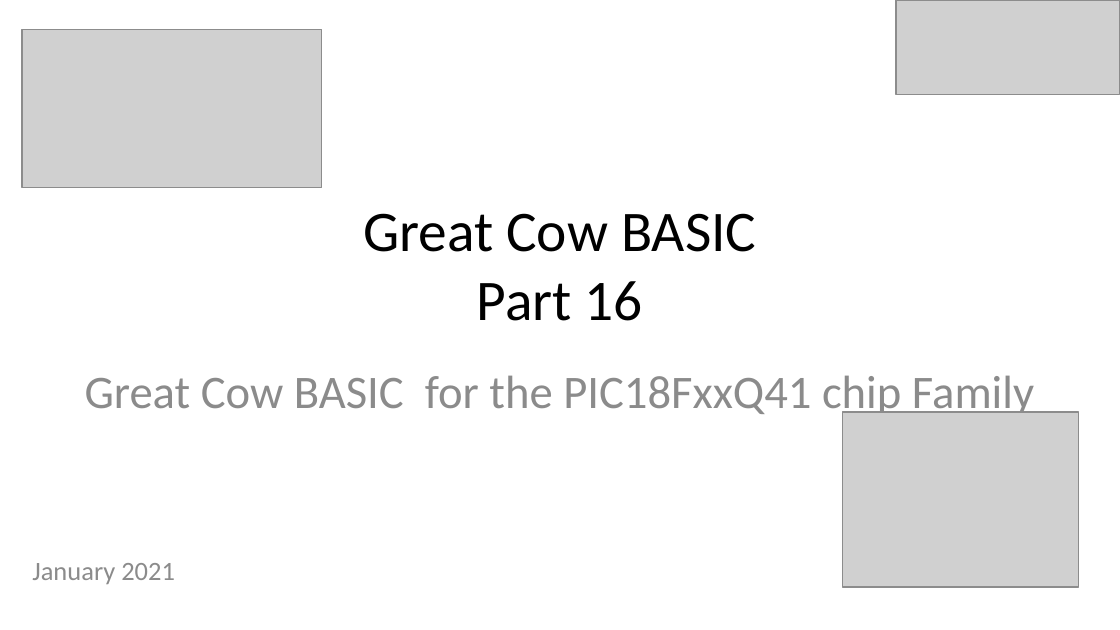
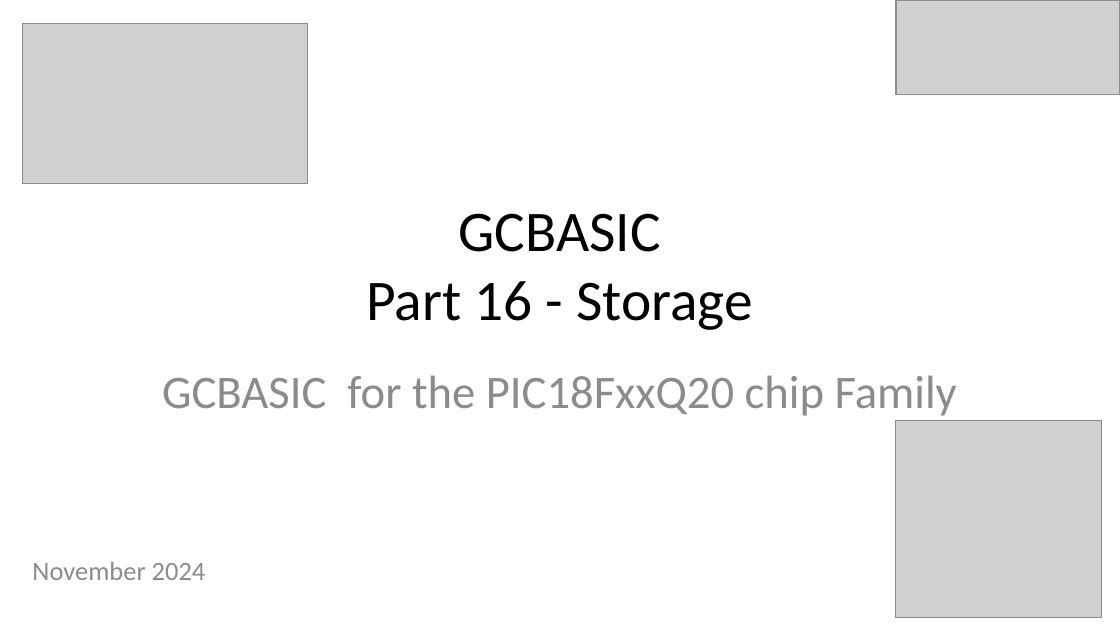
Before and after one commit to GreatCowBASIC/Demonstration_Sources, a slide deck: slide 1 of Vendor_Boards/Great_Cow_Basic_Demo_Board/18Fx6q20_ChipRange_Demonstrations/tutorials/Great Cow BASIC_Part16.pptx. Drawn at 1120x630 pixels with LibreOffice and Linux fonts; fonts in the diff are those of the drawing; grey boxes stand for pictures. Boxes give left, top, right and bottom in pixels: in the first picture for what was removed or moved away, otherwise in the second. Text is boxed around its words. In the diff, an @@ line names an element or a change of style, - is before the commit and + after.

```diff
--- a/Vendor_Boards/Great_Cow_Basic_Demo_Board/18Fx6q20_ChipRange_Demonstrations/tutorials/Great Cow BASIC_Part16.pptx
+++ b/Vendor_Boards/Great_Cow_Basic_Demo_Board/18Fx6q20_ChipRange_Demonstrations/tutorials/Great Cow BASIC_Part16.pptx
@@ picture: place and size @@
-picture at (22,29,323,188)
+picture at (22,24,307,184)
@@ title at (366,213,753,330): text changed @@
-Great Cow BASIC
-Part 16
+GCBASIC
+Part 16 - Storage
@@ subtitle at (32,375,957,580): text changed @@
-Great Cow BASIC for the PIC18FxxQ41 chip Family
-January 2021
+GCBASIC for the PIC18FxxQ20 chip Family
+November 2024
@@ picture: place and size @@
-picture at (842,412,1079,587)
+picture at (896,421,1102,618)
```
Also in this commit, not shown: 10 other slides changed, 4 slides added, 8 slides removed, 57 other files.
